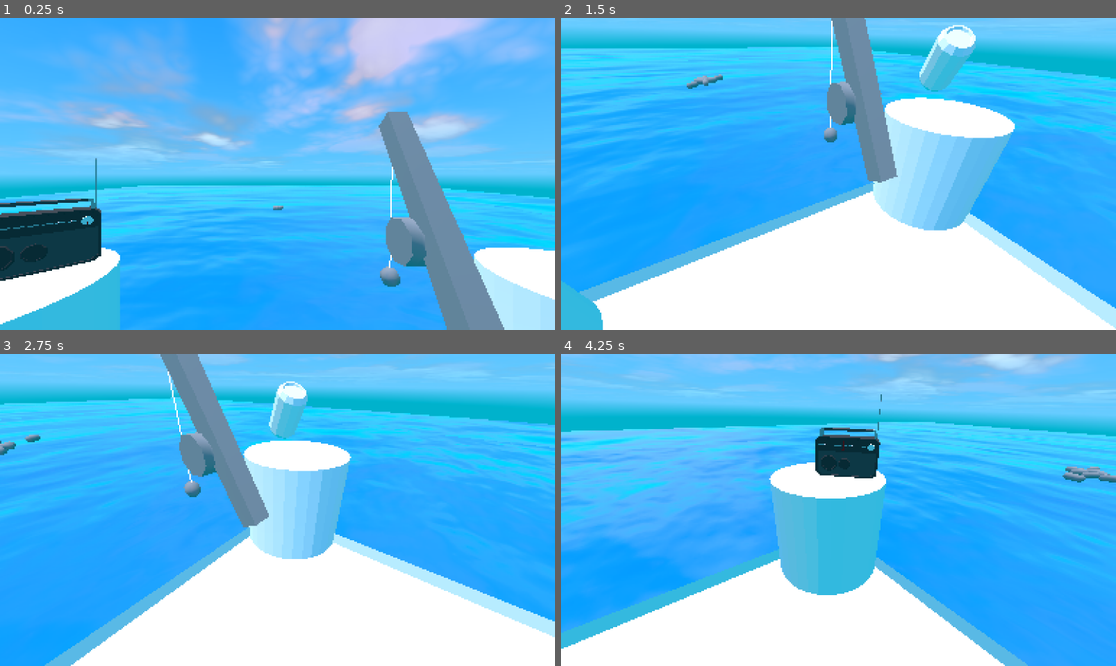
Above: before the commit, frames 1-4 (two rows, left to right).
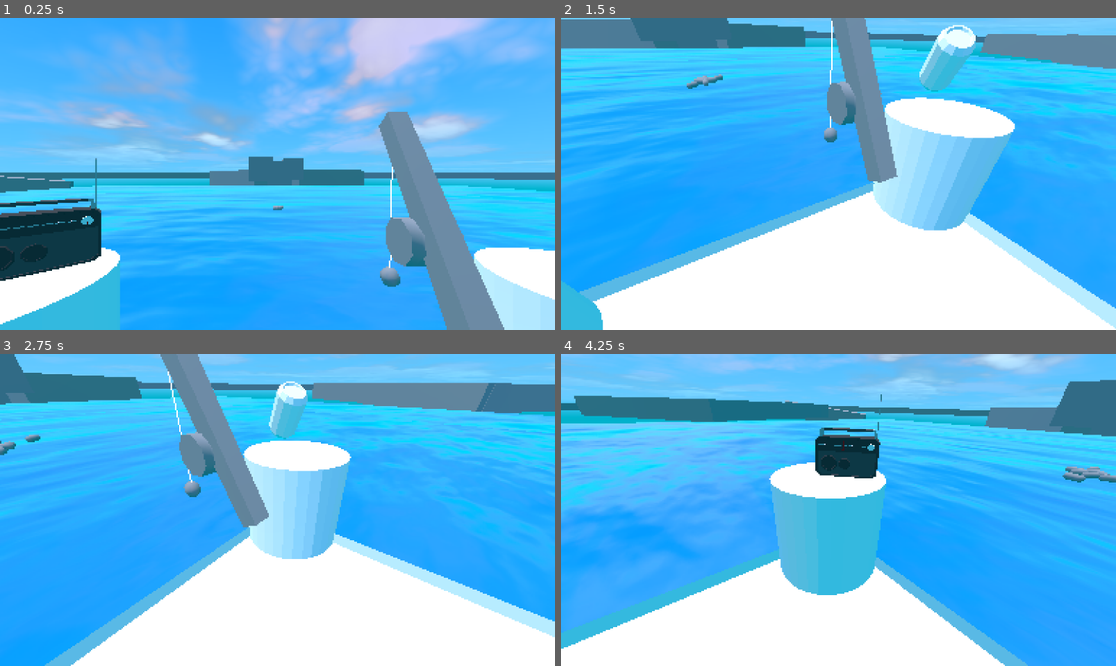
Above: after the commit, the same moments.

Repository: Herodegon/GMTK_2026
Game: Godot game, scene res://scenes/game.tscn
Two runs of this game, one before a commit and one after it. Both use one fixed random seed, a clock stepped at 60 frames per second and the inputs below. Sound files missing from this copy of the repository are replaced by a short silence.
Inputs:
- Up to frame 1 (0.25 s): no input
- Up to frame 2 (1.5 s): hold D (right) 0.53-1.28 s; hold E (interact) 0.53-1.28 s; hold S (down) from 1.28 s (still down); tap E (interact) at 1.35 s
- Up to frame 3 (2.75 s): release S (down) at 2.03 s; hold D (right) from 2.03 s (still down); hold E (interact) from 2.03 s (still down)
- Up to frame 4 (4.25 s): release D (right) at 2.78 s; release E (interact) at 2.78 s; hold W (up) 2.78-3.53 s; tap E (interact) at 2.85 s; hold A (left) from 3.53 s (still down); hold E (interact) from 3.53 s (still down)

The runs differ from the first frame. In frame 1, 6.6% of the frame differs, in the area x 0-100%, y 44-100%; in frame 2, 10%; in frame 3, 11%; in frame 4, 16%, in the area x 0-100%, y 8-87%.

Commit message:
making lake normal

Diff:
--- a/scenes/world.tscn
+++ b/scenes/world.tscn
@@ -108,6 +108,8 @@
 radial_segments = 32
 rings = 16
 
+[sub_resource type="BoxMesh" id="BoxMesh_g4v7s"]
+
 [node name="World" type="Node3D" unique_id=803202408]
 
 [node name="WorldEnvironment" type="WorldEnvironment" parent="." unique_id=1598877520]
@@ -131,7 +133,7 @@
 transform = Transform3D(1, 0, 0, 0, 1, 0, 0, 0, 1, 0, -1.5, -15)
 
 [node name="Water" type="MeshInstance3D" parent="." unique_id=1678096544]
-transform = Transform3D(3, 0, 0, 0, 3, 0, 0, 0, 3, 0, -4.9277363, -29.057419)
+transform = Transform3D(4.025, 0, 0, 0, 3, 0, 0, 0, 3, 0, -4.9277363, -29.057419)
 cast_shadow = 0
 mesh = SubResource("BoxMesh_bssgg")
 
@@ -158,3 +160,73 @@
 
 [node name="AsteroidTarget" type="Node3D" parent="." unique_id=46848897]
 transform = Transform3D(1, 0, 0, 0, 1, 0, 0, 0, 1, 159.13597, 164.25502, -321.9915)
+
+[node name="Distant Land" type="Node" parent="." unique_id=1043052647]
+
+[node name="CSGMesh3D" type="CSGMesh3D" parent="Distant Land" unique_id=527756802]
+transform = Transform3D(10, 0, 0, 0, 10, 0, 0, 0, 10, 0, 4.6109767, -137.90111)
+mesh = SubResource("BoxMesh_g4v7s")
+
+[node name="CSGMesh3D2" type="CSGMesh3D" parent="Distant Land" unique_id=1938341588]
+transform = Transform3D(17.515, 0, 0, 0, 17.515, 0, 0, 0, 17.515, -11.961876, 4.6109767, -152.15826)
+mesh = SubResource("BoxMesh_g4v7s")
+
+[node name="CSGMesh3D3" type="CSGMesh3D" parent="Distant Land" unique_id=1327158202]
+transform = Transform3D(17.515, 0, 0, 0, 17.515, 0, 0, 0, 17.515, 1.7346153, -4.0617604, -152.15826)
+mesh = SubResource("BoxMesh_g4v7s")
+
+[node name="CSGMesh3D4" type="CSGMesh3D" parent="Distant Land" unique_id=1654557825]
+transform = Transform3D(14.94, 0, 0, 0, 14.94, 0, 0, 0, 14.94, 11.211937, 4.373527, -152.15826)
+mesh = SubResource("BoxMesh_g4v7s")
+
+[node name="CSGMesh3D5" type="CSGMesh3D" parent="Distant Land" unique_id=1417247582]
+transform = Transform3D(78.00809, 0, -17.082668, 0, 20, 0, 128.12003, 0, 10.401079, -48.74427, -5.5946355, -231.5441)
+mesh = SubResource("BoxMesh_g4v7s")
+
+[node name="CSGMesh3D6" type="CSGMesh3D" parent="Distant Land" unique_id=308239478]
+transform = Transform3D(65.242805, 0, 9.657498, 0, 20.000002, 0, -35.976364, 0, 17.513788, 44.892776, -5.5946355, -183.95567)
+mesh = SubResource("BoxMesh_g4v7s")
+
+[node name="CSGMesh3D8" type="CSGMesh3D" parent="Distant Land" unique_id=346947698]
+transform = Transform3D(150, 0, 0, 0, 20, 0, 0, 0, 20, -393.40707, -5.5946355, -216.42073)
+mesh = SubResource("BoxMesh_g4v7s")
+
+[node name="CSGMesh3D9" type="CSGMesh3D" parent="Distant Land" unique_id=1470569442]
+transform = Transform3D(-58.976803, 0, 2.9100242, 0, 20, 0, -173.98743, 0, -0.9864156, -282.3349, -5.5946374, -118.41004)
+mesh = SubResource("BoxMesh_g4v7s")
+
+[node name="CSGMesh3D11" type="CSGMesh3D" parent="Distant Land" unique_id=1577003495]
+transform = Transform3D(145.95807, 0, 1.8659317, 0, 20, 0, -111.562225, 0, 2.44122, -317.84848, -5.5946374, 17.654404)
+mesh = SubResource("BoxMesh_g4v7s")
+
+[node name="CSGMesh3D12" type="CSGMesh3D" parent="Distant Land" unique_id=88668427]
+transform = Transform3D(154.20135, -10.622558, 3.4678993, -21.21848, 0.67068845, 29.78224, -97.57792, -16.932556, -0.9959129, -406.32712, -15.35132, -275.776)
+mesh = SubResource("BoxMesh_g4v7s")
+
+[node name="CSGMesh3D10" type="CSGMesh3D" parent="Distant Land" unique_id=1612428509]
+transform = Transform3D(39.84037, 0, 24.359829, 0, 20, 0, -95.00601, 0, 10.215193, 253.70474, -5.5946374, -23.77774)
+mesh = SubResource("BoxMesh_g4v7s")
+
+[node name="CSGMesh3D13" type="CSGMesh3D" parent="Distant Land" unique_id=323341481]
+transform = Transform3D(39.84037, 0, 24.359829, 0, 20, 0, -95.00601, 0, 10.215193, 311.57553, -5.5946374, -118.08843)
+mesh = SubResource("BoxMesh_g4v7s")
+
+[node name="CSGMesh3D14" type="CSGMesh3D" parent="Distant Land" unique_id=378192606]
+transform = Transform3D(-83.84476, 0, 15.348787, 0, 19.999998, 0, -59.861946, 0, -21.498049, 281.19632, -5.5946374, 42.343117)
+mesh = SubResource("BoxMesh_g4v7s")
+
+[node name="CSGMesh3D15" type="CSGMesh3D" parent="Distant Land" unique_id=1788548030]
+transform = Transform3D(-676.6107, 0, -62.125286, 0, 19.999998, 0, -483.07413, 0, 87.014854, 697.4584, -5.5946374, -741.69336)
+mesh = SubResource("BoxMesh_g4v7s")
+
+[node name="CSGMesh3D17" type="CSGMesh3D" parent="Distant Land" unique_id=91618849]
+transform = Transform3D(408.23163, 0, -93.13894, 0, 20, 0, -724.2304, 0, -52.500237, 1633.394, -5.5946374, 785.0149)
+mesh = SubResource("BoxMesh_g4v7s")
+
+[node name="CSGMesh3D16" type="CSGMesh3D" parent="Distant Land" unique_id=1723366467]
+transform = Transform3D(-692.3909, 0, 59.17985, 0, 20, 0, 460.17114, 0, 89.044266, -611.7605, -5.5946374, -793.80725)
+mesh = SubResource("BoxMesh_g4v7s")
+
+[node name="CSGMesh3D18" type="CSGMesh3D" parent="Distant Land" unique_id=950488440]
+transform = Transform3D(0.92440796, 0, 106.91643, 0, 20, 0, 831.36145, 0, -0.118873596, -1068.443, -19.95804, 496.14697)
+mesh = SubResource("BoxMesh_g4v7s")
